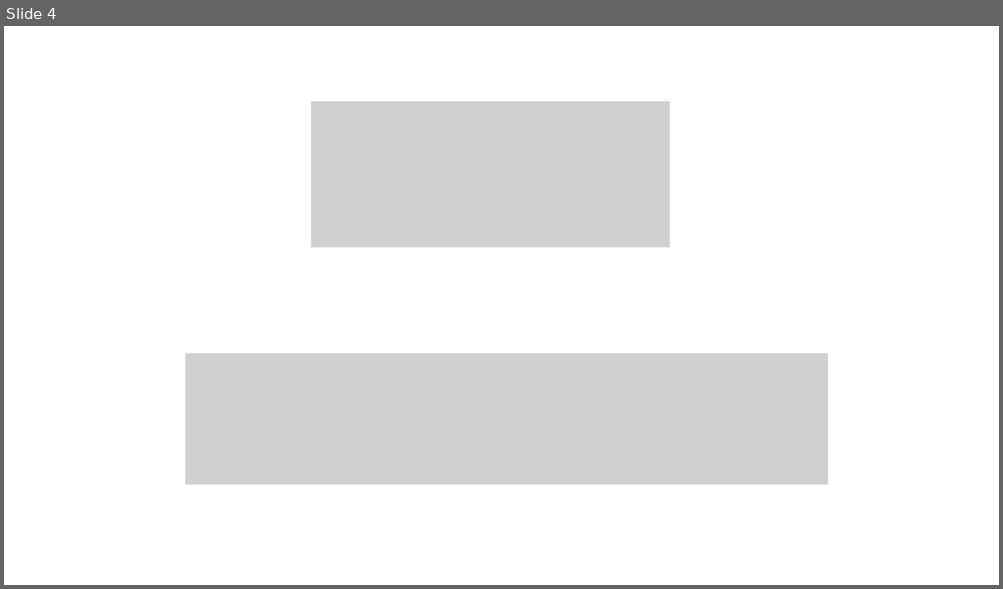
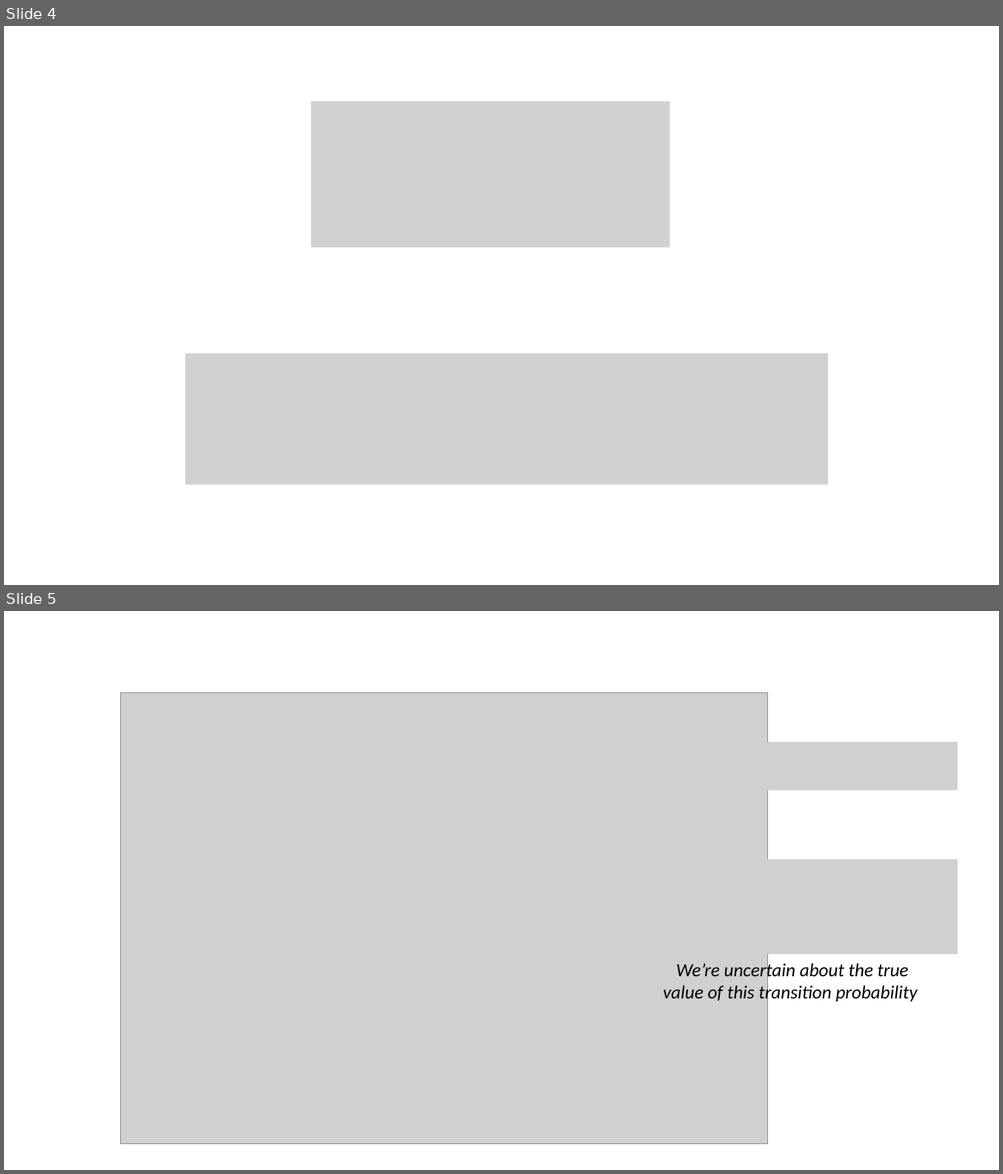
Before and after one commit to annamtucker/ssa-200, a slide deck: static/activities/activity-3.pptx. Shown one above the other, each under a label of ours: slide 4 before the commit, slides 4 and 5 after it. The pictures are 1003x589 and 1003x1174 pixels, drawn with LibreOffice and Linux fonts; fonts in the diff are those of the drawing; grey boxes stand for pictures. Boxes give left, top, right and bottom in pixels: in the first picture for what was removed or moved away, otherwise in the second. Text is boxed around its words. In the diff, an @@ line names an element or a change of style, - is before the commit and + after.

```diff
--- a/static/activities/activity-3.pptx
+++ b/static/activities/activity-3.pptx
@@ slide 5 added at <box>4,611,999,1170</box>, background #FFFFFF @@
@@ picture added at <box>121,692,768,1144</box> @@
@@ picture added at <box>604,742,958,791</box> @@
@@ picture added at <box>627,860,957,954</box> @@
@@ text added at <box>663,961,917,1003</box>, 18 pt, text #000000, italic @@
+We’re uncertain about the true value of this transition probability
```
Also in this commit, not shown: 3 slides changed, 3 slides removed, 10 other files.
